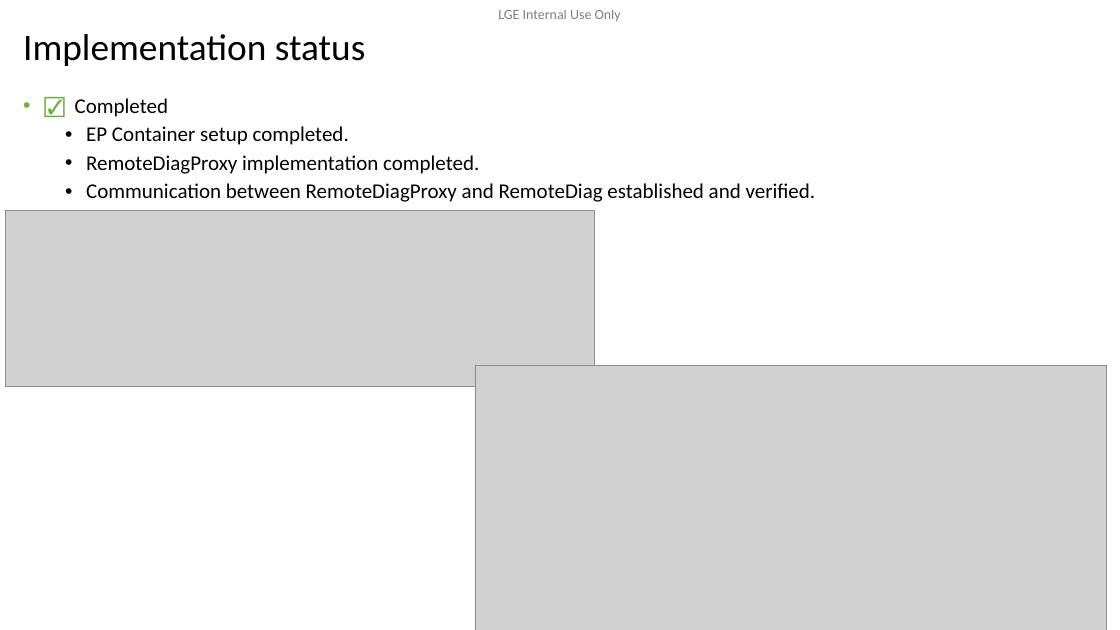
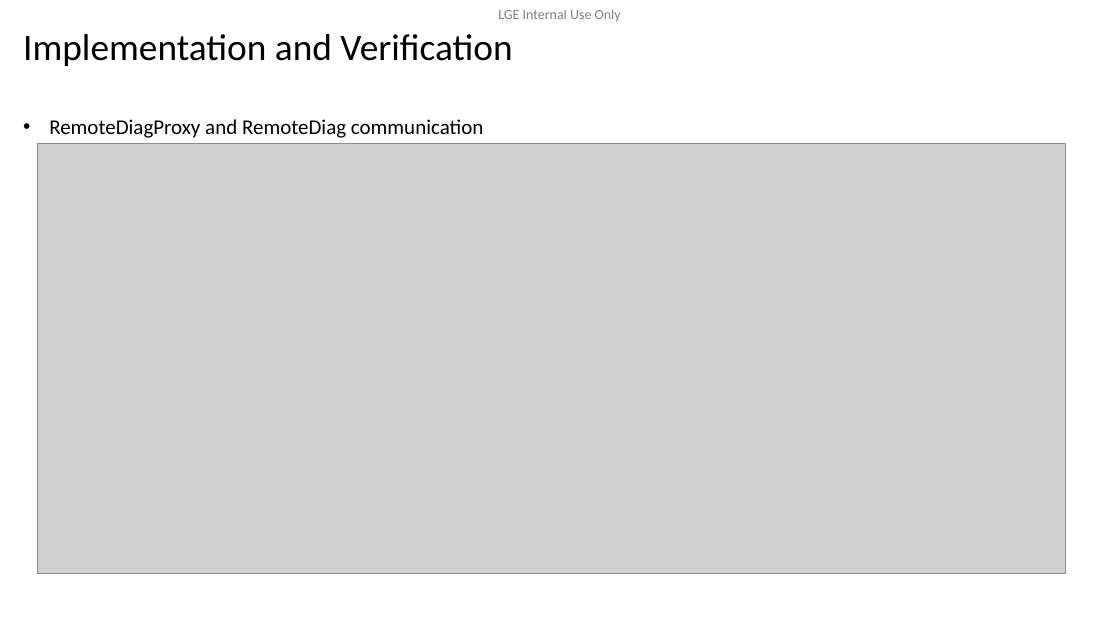
Before and after one commit to btqt/fe, a slide deck: slide 12 of design/FE_phi.vu_Design of Secure Remote Diag on Container Separation Architecture_3rd.pptx. Drawn at 1120x630 pixels with LibreOffice and Linux fonts; fonts in the diff are those of the drawing; grey boxes stand for pictures; background and template pictures are left out. Boxes give left, top, right and bottom in pixels: in the first picture for what was removed or moved away, otherwise in the second. Text is boxed around its words. In the diff, an @@ line names an element or a change of style, - is before the commit and + after.

```diff
--- a/design/FE_phi.vu_Design of Secure Remote Diag on Container Separation Architecture_3rd.pptx
+++ b/design/FE_phi.vu_Design of Secure Remote Diag on Container Separation Architecture_3rd.pptx
@@ title at (x1=23, y1=34, x2=512, y2=66): text changed @@
-Implementation status
+Implementation and Verification
@@ text added at (x1=49, y1=119, x2=483, y2=138), 18 pt, text #000000 @@
+• RemoteDiagProxy and RemoteDiag communication
@@ text removed at (x1=75, y1=98, x2=816, y2=202) @@
-• ☑ Completed
-  • EP Container setup completed.
-  • RemoteDiagProxy implementation completed.
-  • Communication between RemoteDiagProxy and RemoteDiag established and verified.
@@ picture resized from (x1=475, y1=365, x2=1107, y2=630) to (x1=37, y1=144, x2=1065, y2=575) @@
@@ picture removed at (x1=6, y1=210, x2=594, y2=386) @@
```
Also in this commit, not shown: 8 other slides changed, 3 slides added, 9 slides removed, 1 other file.
